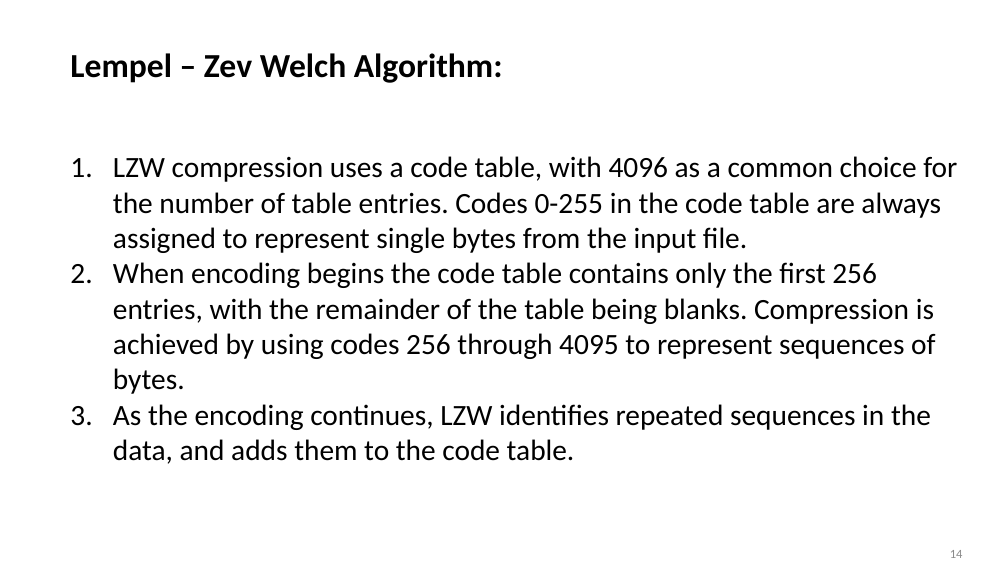
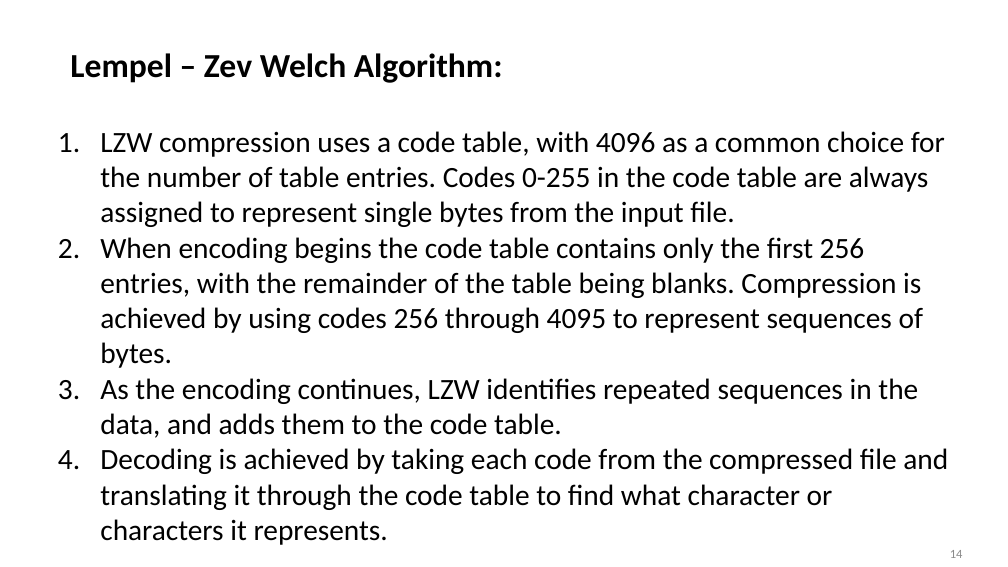
Before and after one commit to ashiagarwal73/Comparision-and-implementation-of-Compression-Algorithms, a slide deck: slide 14 of PodHandler.pptx. Drawn at 1008x567 pixels with LibreOffice and Linux fonts; fonts in the diff are those of the drawing; background and template pictures are left out. Boxes give left, top, right and bottom in pixels: in the first picture for what was removed or moved away, otherwise in the second. Text is boxed around its words. In the diff, an @@ line names an element or a change of style, - is before the commit and + after.

Commit message:
ppt changed:

```diff
--- a/PodHandler.pptx
+++ b/PodHandler.pptx
@@ text "LZW compression uses a code ...": place and size @@
-text "LZW compression uses a code ..." at bbox=[113, 156, 957, 464]
+text "LZW compression uses a code ..." at bbox=[100, 131, 948, 510]
@@ text at bbox=[100, 448, 948, 510]: paragraph added @@
+4. Decoding is achieved by taking each code from the compressed file and translating it through the code table to find what character or characters it represents.
```
Also in this commit, not shown: 1 other slide changed.
